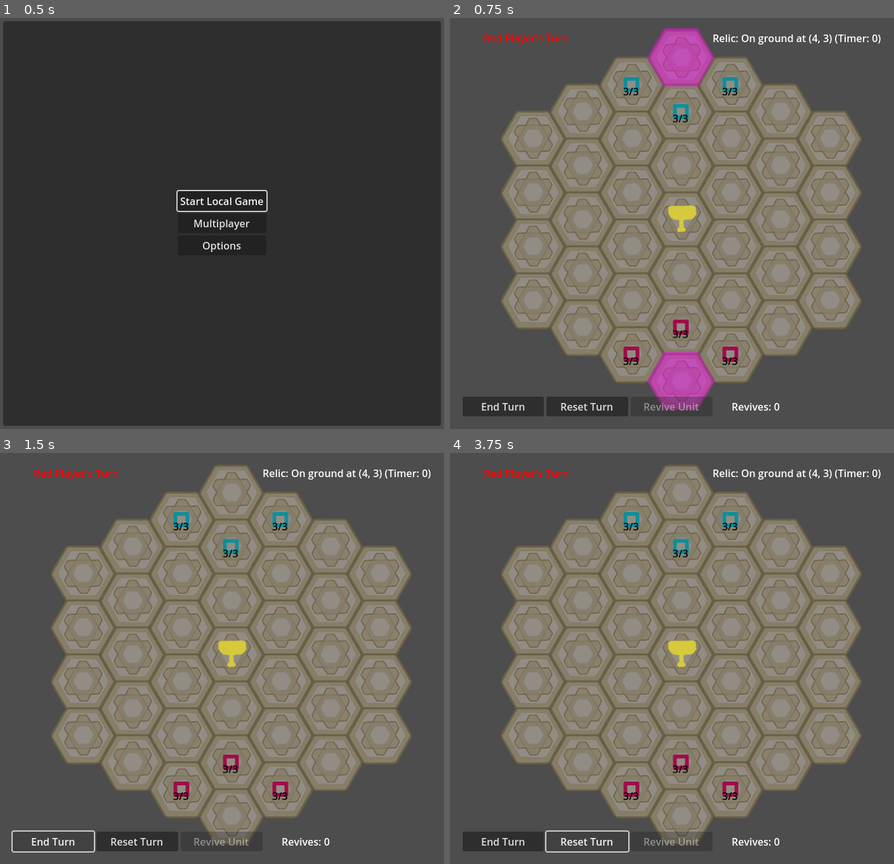
Above: before the commit, frames 1-4 (two rows, left to right).
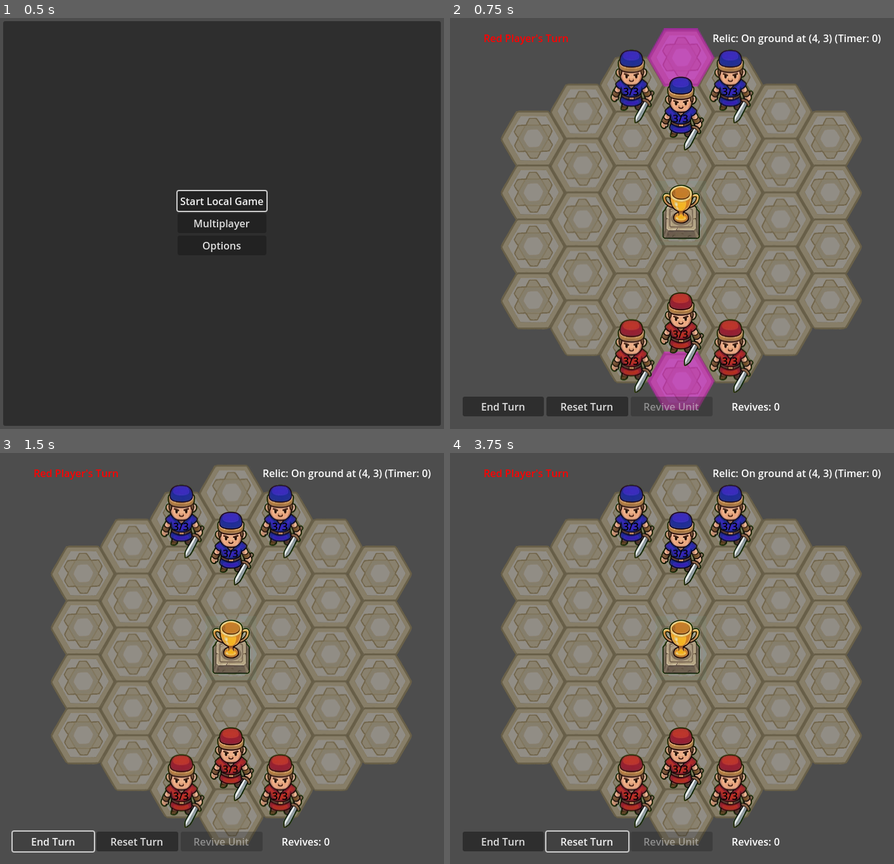
Above: after the commit, the same moments.

Repository: dokumor8/cursed_football
Game: Godot game, scene res://scenes/ui/main_menu.tscn
The game is run twice, just before and just after one commit, with the same random seed, the same clock (stepped at 60 frames per second) and the same inputs.
Inputs:
- Up to frame 1 (0.5 s): no input
- Up to frame 2 (0.75 s): click "Start Local Game" at 0.5 s
- Up to frame 3 (1.5 s): click "End Turn" at 1.25 s
- Up to frame 4 (3.75 s): click "End Turn" at 2 s; click "End Turn" at 2.75 s; click "Reset Turn" at 3.5 s

Frame 1 is identical in both runs. In frame 2, 7.0% of the frame differs, in the area x 36-69%, y 7-92%; in frame 3, 7.0%; in frame 4, 7.0%.

Commit message:
Add unit sprites (need centering)

Diff:
--- a/scenes/game/relic.tscn
+++ b/scenes/game/relic.tscn
@@ -5,4 +5,5 @@
 [node name="Relic" type="Node2D" groups=["relic"]]
 
 [node name="Sprite2D" type="Sprite2D" parent="."]
+position = Vector2(0, -10)
 texture = ExtResource("1_hxang")
--- a/scripts/game/unit.gd
+++ b/scripts/game/unit.gd
@@ -22,9 +22,9 @@
 func _ready() -> void:
     # Set the appropriate sprite based on conflict side
     if conflict_side == GC.PLAYER_RED:
-        sprite.texture = preload("res://assets/images/objects/unit_red.png")
+        sprite.texture = preload("res://assets/images/objects/unit_red2.png")
     else:
-        sprite.texture = preload("res://assets/images/objects/unit_blue.png")
+        sprite.texture = preload("res://assets/images/objects/unit_blue2.png")
     # Initialize movement for first turn
     movement_left = speed
     # Initialize HP
@@ -115,7 +115,7 @@
 func _update_relic_sprite() -> void:
     if is_relic_holder:
         if conflict_side == GC.PLAYER_RED:
-            sprite.texture = preload("res://assets/images/objects/relic_holder_red.png")
+            sprite.texture = preload("res://assets/images/objects/relic_holder_red2.png")
         else:
             sprite.texture = preload("res://assets/images/objects/relic_holder_blue.png")
     else:
Binary file changed: assets/images/objects/relic.png
Binary file added: assets/images/objects/relic_holder_red2.png
Not shown, added: assets/images/objects/relic_holder_red2.png.import
Binary file added: assets/images/objects/unit_blue2.png
Not shown, added: assets/images/objects/unit_blue2.png.import
Binary file added: assets/images/objects/unit_red2.png
Not shown, added: assets/images/objects/unit_red2.png.import
Not shown, removed: assets/images/objects/relic.png~
